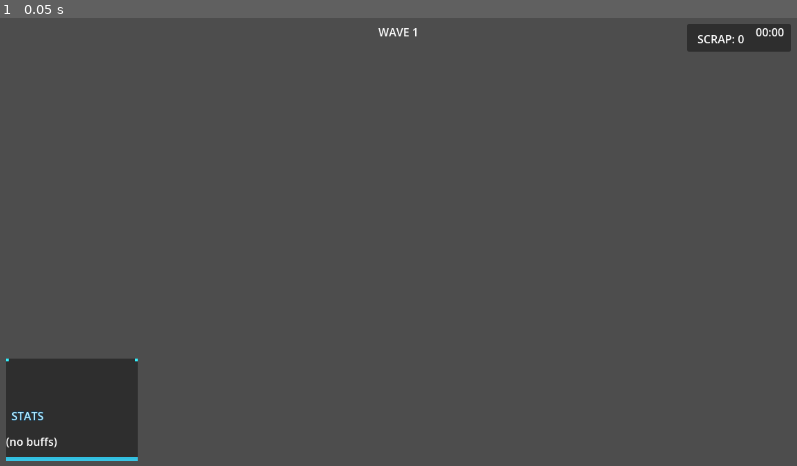
Above: before the commit, frame 1.
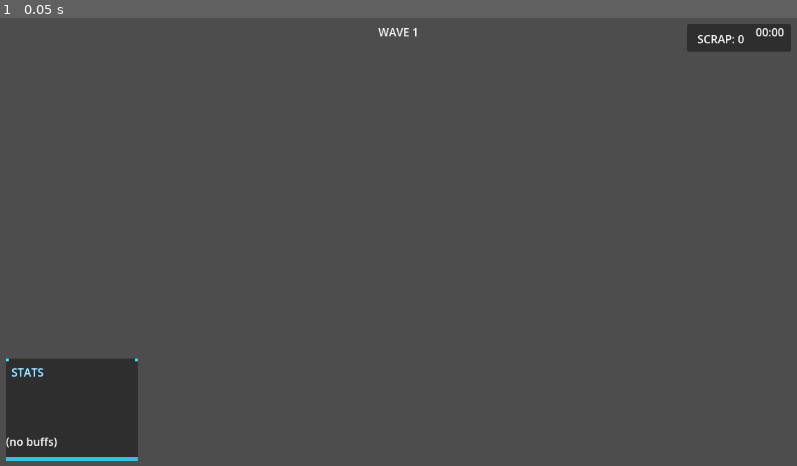
Above: after the commit, the same moment.

Repository: JakeForReal/towergame
Game: Godot game, scene res://scenes/HUD.tscn
The game is run twice, just before and just after one commit, with the same random seed, the same clock (stepped at 60 frames per second) and the same inputs. This scene is started directly instead of the project's main scene.
Inputs:
- Up to frame 1 (0.05 s): no input

The runs differ from the first frame. In frame 1, 0.1% of the frame differs, in the area x 1-6%, y 78-90%.

Commit message:
StatsLabel: use layout_mode=0 with explicit bounding box for true left-align

Diff:
--- a/scenes/HUD.tscn
+++ b/scenes/HUD.tscn
@@ -127,22 +127,22 @@
 color = Color(0.2, 0.95, 1.0, 1.0)
 
 [node name="StatsLabel" type="Label" parent="StatsPanel"]
-layout_mode = 1
-anchors_preset = 10
+layout_mode = 0
+anchors_preset = 0
 anchor_left = 0.0
-anchor_top = 1.0
-anchor_right = 1.0
-anchor_bottom = 1.0
+anchor_top = 0.0
+anchor_right = 0.0
+anchor_bottom = 0.0
 offset_left = 8.0
-offset_top = -140.0
-offset_right = -8.0
-offset_bottom = 15.0
+offset_top = 8.0
+offset_right = 182.0
+offset_bottom = 143.0
 theme_override_colors/font_color = Color(0.72, 0.93, 1.0, 1.0)
 theme_override_colors/font_outline_color = Color(0.0, 0.3, 0.5, 1.0)
 theme_override_constants/outline_size = 2
 text = "STATS"
 horizontal_alignment = 0
-vertical_alignment = 1
+vertical_alignment = 0
 
 [node name="TimerLabel" type="Label" parent="."]
 anchors_preset = 9
